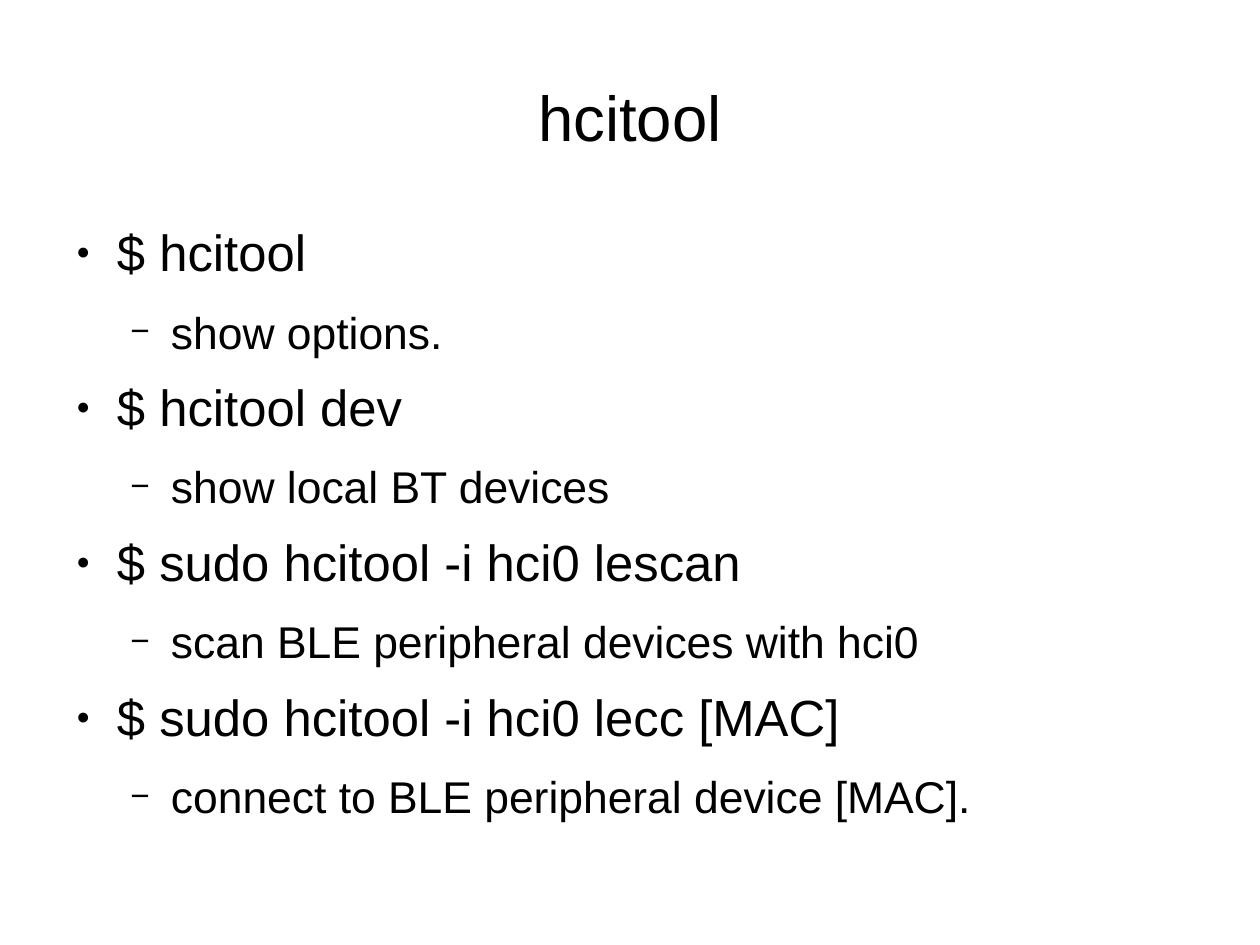
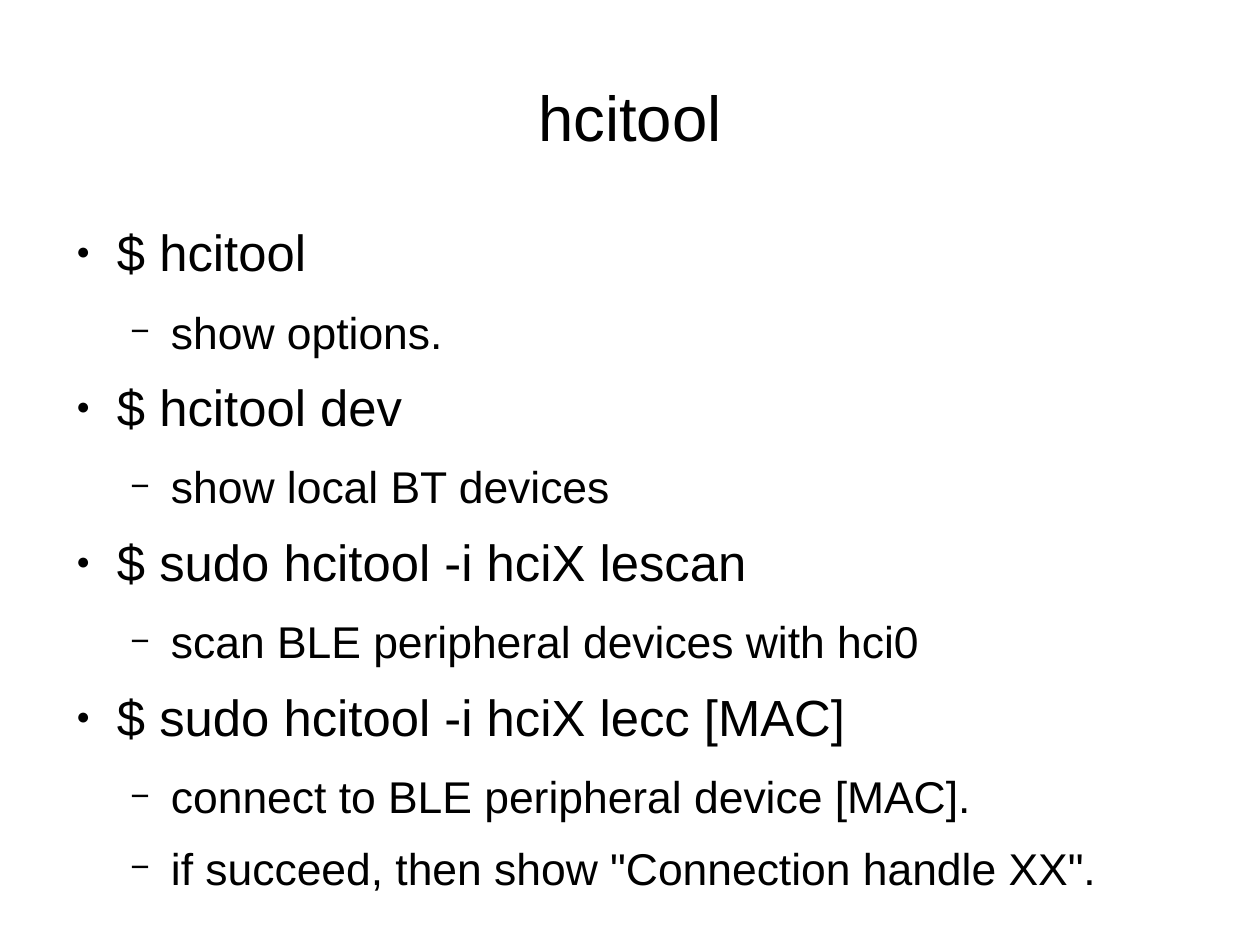
Before and after one commit to andromedroid/ame, a slide deck: slide 15 of doc/ble/ring_blu-tag_from_linux.odp. Drawn at 1260x945 pixels with LibreOffice and Linux fonts; fonts in the diff are those of the drawing. Boxes give left, top, right and bottom in pixels: in the first picture for what was removed or moved away, otherwise in the second. Text is boxed around its words. In the diff, an @@ line names an element or a change of style, - is before the commit and + after.

```diff
--- a/doc/ble/ring_blu-tag_from_linux.odp
+++ b/doc/ble/ring_blu-tag_from_linux.odp
@@ text at [159,544,747,582]: text changed @@
-● $ sudo hcitool -i hci0 lescan
+● $ sudo hcitool -i hciX lescan
@@ text at [159,699,845,747]: text changed @@
-● $ sudo hcitool -i hci0 lecc [MAC]
+● $ sudo hcitool -i hciX lecc [MAC]
@@ text at [171,852,1096,891]: paragraph added @@
+  − if succeed, then show "Connection handle XX".
```
Also in this commit, not shown: 5 other slides changed, 12 slides added.
